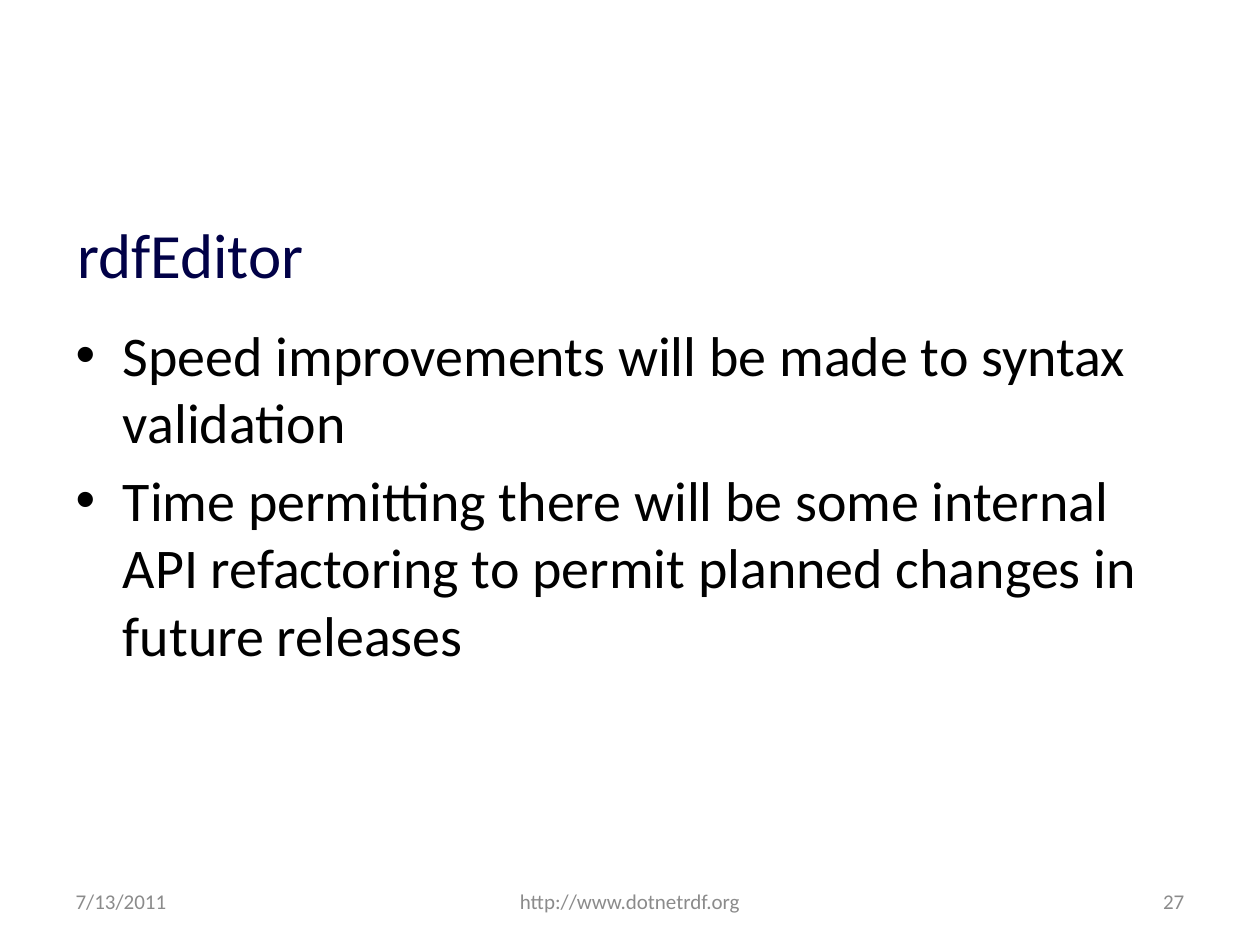
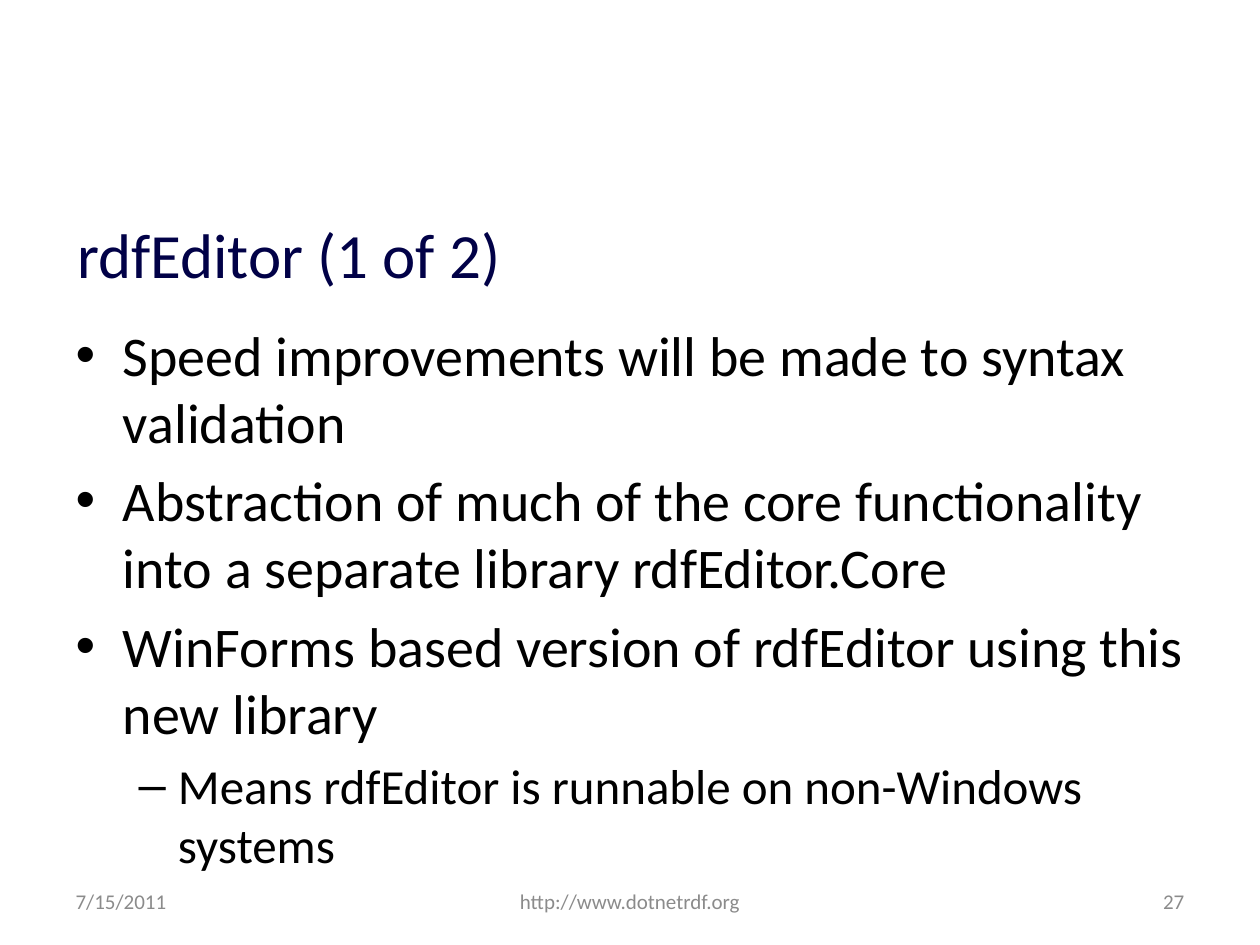
Before and after one commit to JohnGoldsmith/dotnetrdf-wiki, a slide deck: slide 27 of Slides/Roadmap.pptx. Drawn at 1260x945 pixels with LibreOffice and Linux fonts; fonts in the diff are those of the drawing; background and template pictures are left out. Boxes give left, top, right and bottom in pixels: in the first picture for what was removed or moved away, otherwise in the second. Text is boxed around its words. In the diff, an @@ line names an element or a change of style, - is before the commit and + after.

```diff
--- a/Slides/Roadmap.pptx
+++ b/Slides/Roadmap.pptx
@@ title at <box>77,232,500,287</box>: text changed @@
-rdfEditor
+rdfEditor (1 of 2)
@@ text at <box>123,482,1183,805</box>: text changed @@
-• Time permitting there will be some internal API refactoring to permit planned changes in future releases
+• Abstraction of much of the core functionality into a separate library rdfEditor.Core
+• WinForms based version of rdfEditor using this new library
+  – Means rdfEditor is runnable on non-Windows systems
@@ text at <box>76,894,167,910</box>: text changed @@
-7/13/2011
+7/15/2011
```
Also in this commit, not shown: 45 other slides changed, 1 slide added.
